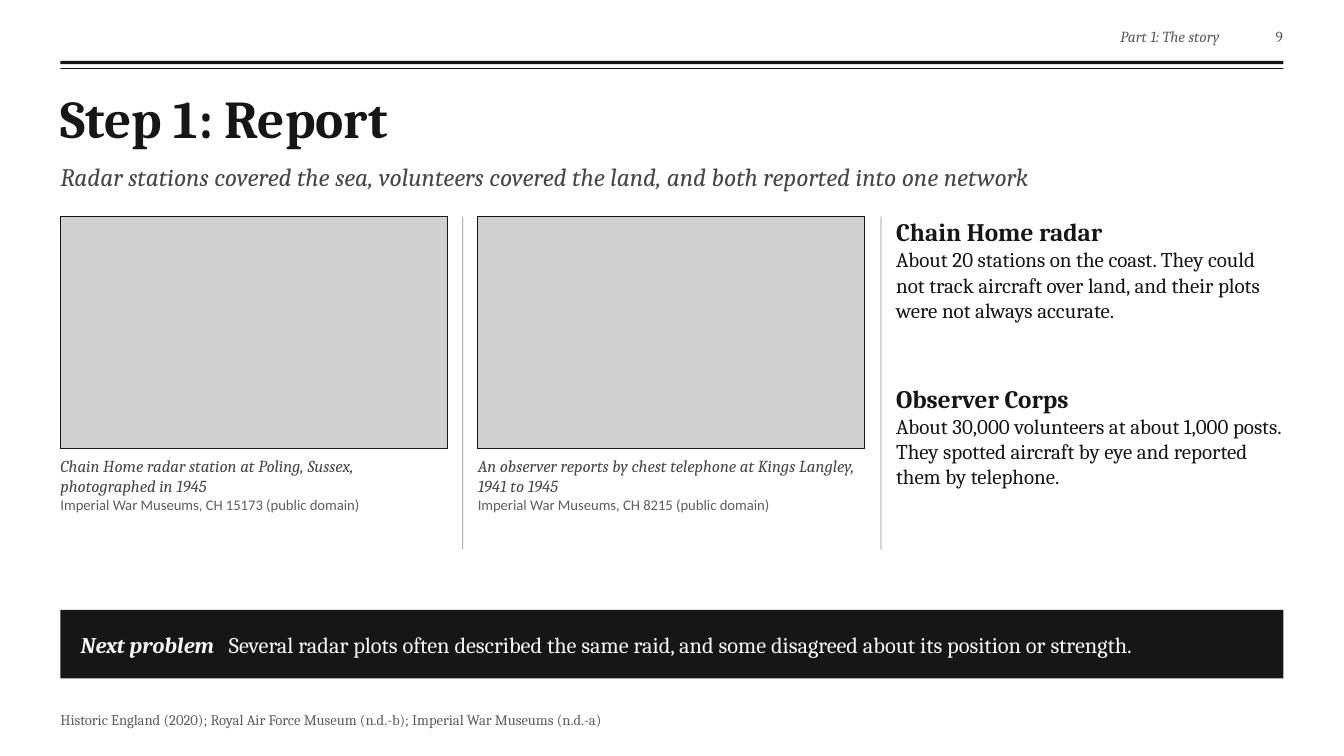
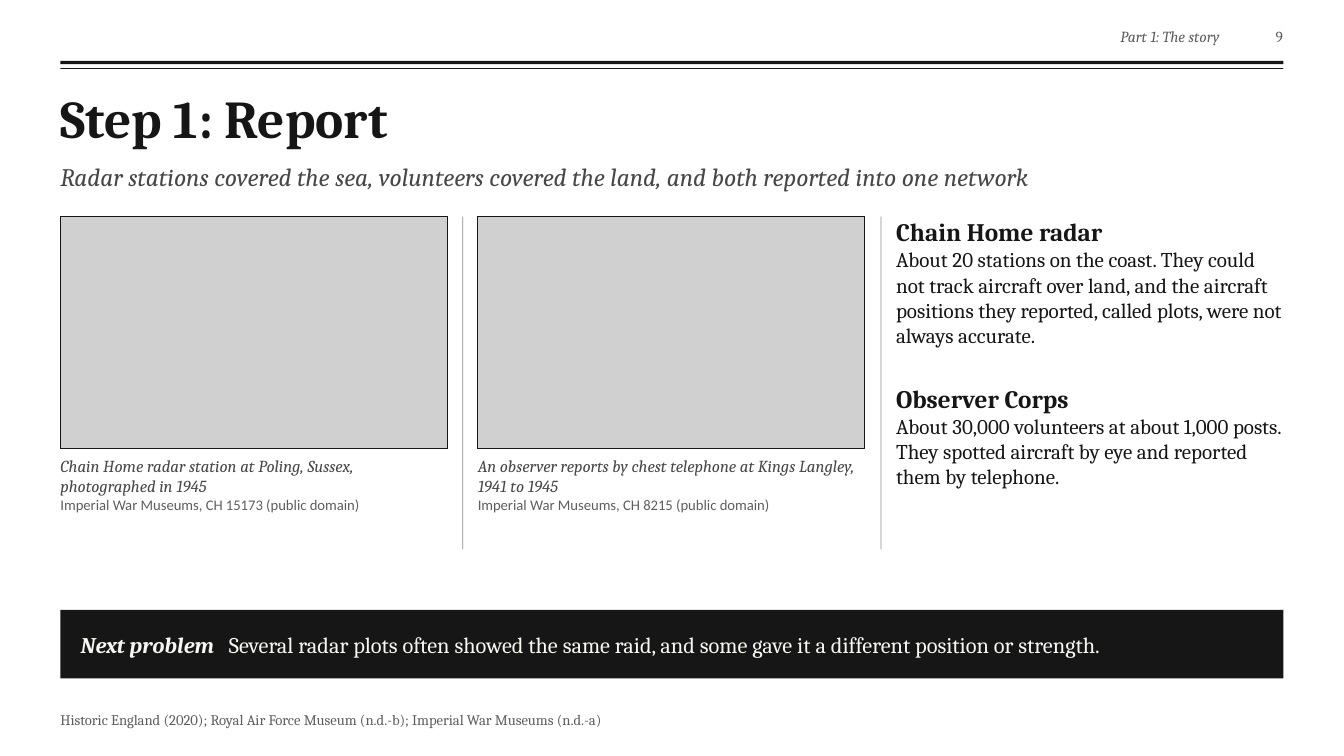
Before and after one commit to fengyiqicoder/fumadocs, a slide deck: slide 9 of dowding-presentation/Dowding_Effective_Communication.pptx. Drawn at 1344x756 pixels with LibreOffice and Linux fonts; fonts in the diff are those of the drawing; grey boxes stand for pictures; background and template pictures are left out. Boxes give left, top, right and bottom in pixels: in the first picture for what was removed or moved away, otherwise in the second. Text is boxed around its words. In the diff, an @@ line names an element or a change of style, - is before the commit and + after.

```diff
--- a/dowding-presentation/Dowding_Effective_Communication.pptx
+++ b/dowding-presentation/Dowding_Effective_Communication.pptx
@@ text at (x1=896, y1=252, x2=1282, y2=348): text changed @@
-About 20 stations on the coast. They could not track aircraft over land, and their plots were not always accurate.
+About 20 stations on the coast. They could not track aircraft over land, and the aircraft positions they reported, called plots, were not always accurate.
@@ text at (x1=81, y1=637, x2=1099, y2=658): text changed @@
-Next problem Several radar plots often described the same raid, and some disagreed about its position or strength.
+Next problem Several radar plots often showed the same raid, and some gave it a different position or strength.
```
Also in this commit, not shown: 14 other slides changed, 2 other files.
